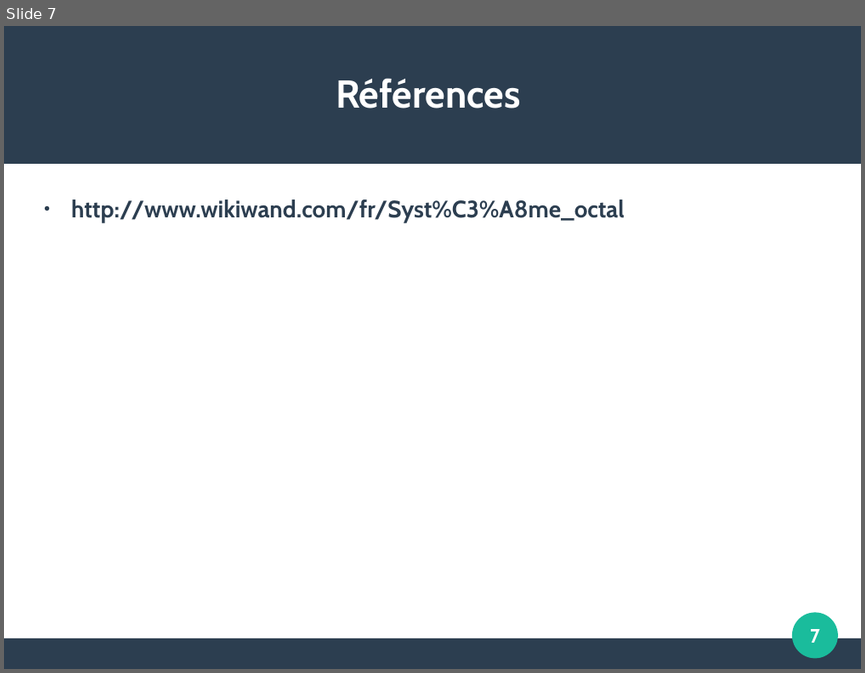
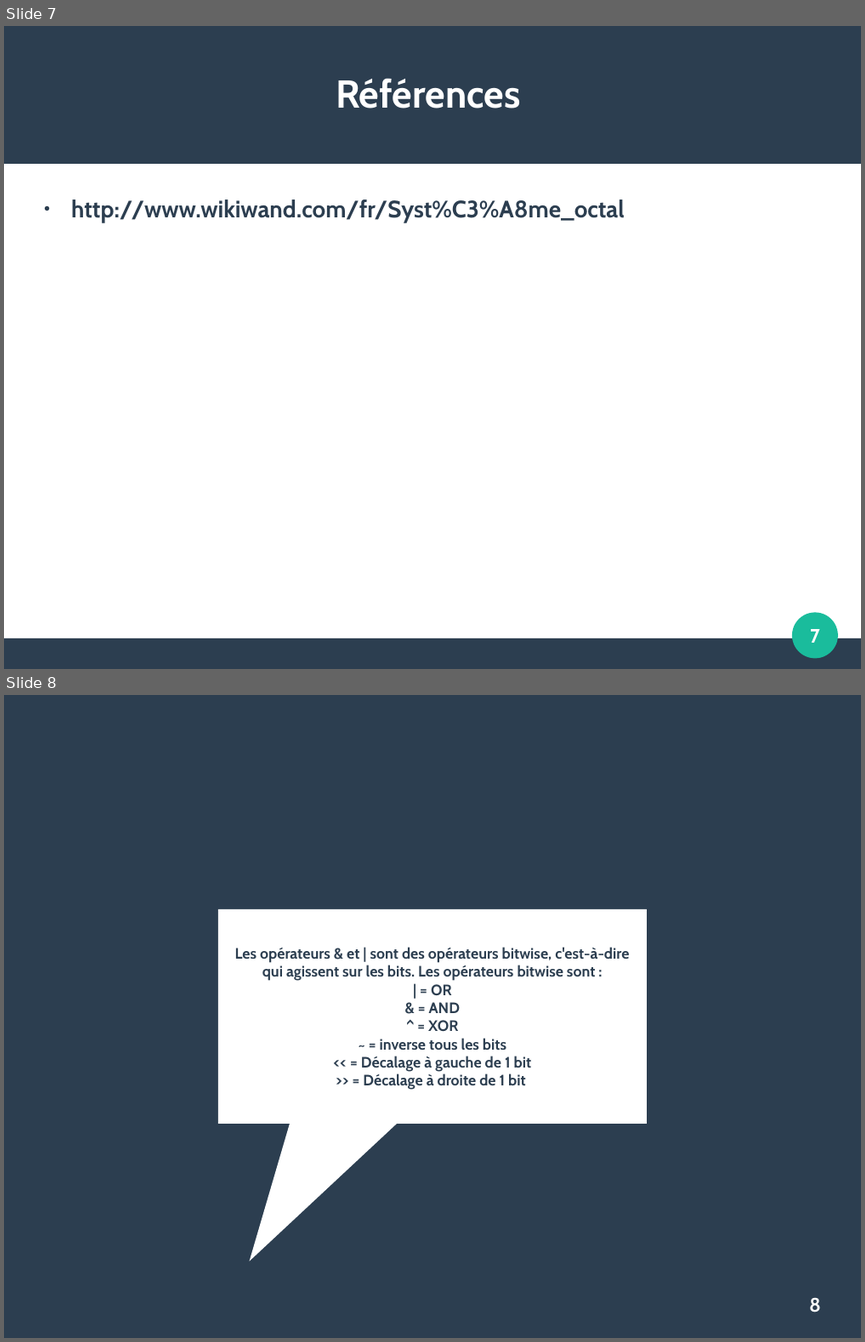
Before and after one commit to JulieMarielaure/Projet1BGE, a slide deck: Hexadécimal Octal.odp. Shown one above the other, each under a label of ours: slide 7 before the commit, slides 7 and 8 after it. The pictures are 865x673 and 865x1342 pixels, drawn with LibreOffice and Linux fonts; fonts in the diff are those of the drawing. Boxes give left, top, right and bottom in pixels: in the first picture for what was removed or moved away, otherwise in the second. Text is boxed around its words. In the diff, an @@ line names an element or a change of style, - is before the commit and + after.

```diff
--- a/Hexadécimal Octal.odp
+++ b/Hexadécimal Octal.odp
@@ slide 8 added at [4,695,861,1338], background #2C3E50 @@
@@ speech box added at [218,909,647,1124], fill #FFFFFF @@
@@ title added at [235,947,629,1089], 14 pt, text #2C3E50, bold @@
+Les opérateurs & et | sont des opérateurs bitwise, c'est-à-dire qui agissent sur les bits. Les opérateurs bitwise sont :
+| = OR
+& = AND
+^ = XOR
+~ = inverse tous les bits
+<< = Décalage à gauche de 1 bit
+>> = Décalage à droite de 1 bit
@@ page number added at [809,1297,821,1312], 18 pt, text #FFFFFF, bold @@
+8
```
Also in this commit, not shown: 3 slides changed, 1 other slide added, 2 slides removed, 1 other file.
